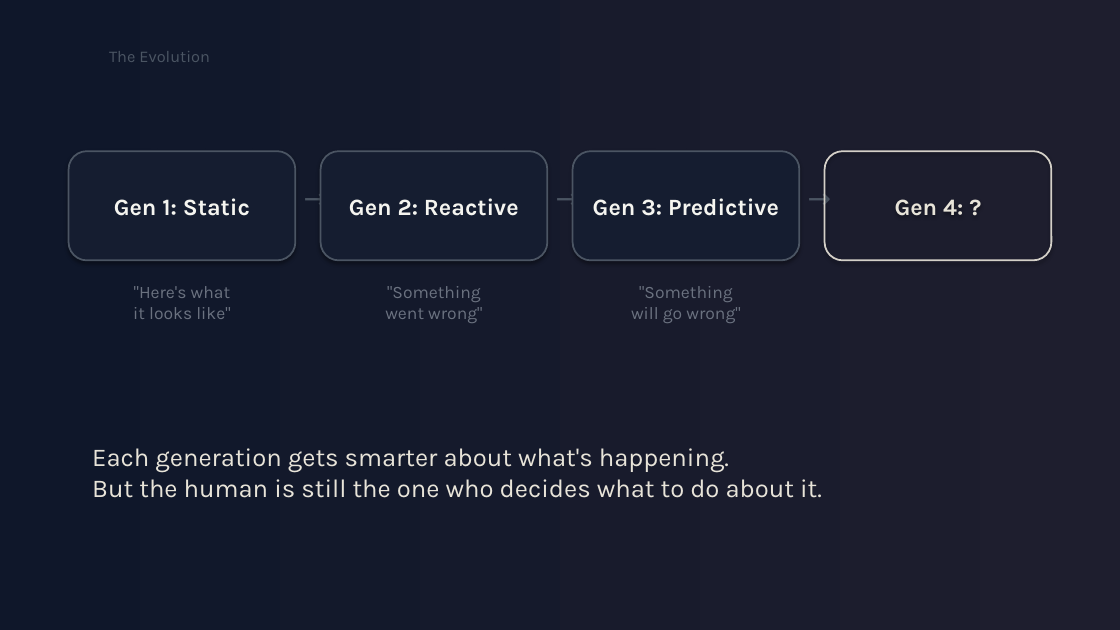
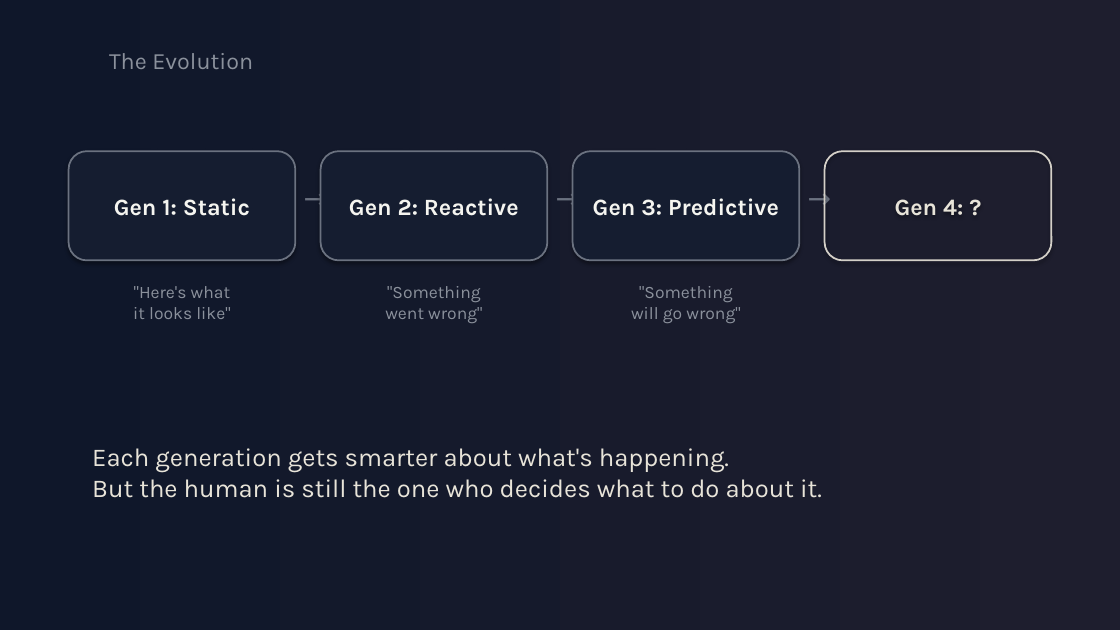
Before and after one commit to Anthony50102/MicroUSPresentation, a slide deck: slide 5 of presentation/presentation-v4-gradient-noir.pptx (slide 4 before the commit). Drawn at 1120x630 pixels with LibreOffice and Linux fonts; fonts in the diff are those of the drawing. Boxes give left, top, right and bottom in pixels: in the first picture for what was removed or moved away, otherwise in the second. Text is boxed around its words. In the diff, an @@ line names an element or a change of style, - is before the commit and + after.

```diff
--- a/presentation/presentation-v4-gradient-noir.pptx
+++ b/presentation/presentation-v4-gradient-noir.pptx
@@ text "The Evolution" at box(109, 53, 253, 69): size 14 to 20 pt, text colour #4B5563 to #8B919C @@
@@ outline #4B5563 1.5 pt to #6B7280 1.5 pt in 3 elements at box(69, 151, 296, 260), box(321, 151, 548, 260), box(573, 151, 800, 260) @@
@@ text colour #4B5563 to #6B7280 in 3 elements at box(296, 176, 321, 260), box(548, 176, 573, 260), box(800, 176, 825, 260) @@
@@ text colour #6B7280 to #8B919C in 3 elements at box(133, 286, 230, 319), box(385, 286, 482, 323), box(631, 286, 740, 323) @@
```
Also in this commit, not shown: 13 other slides changed, 4 slides added, 2 slides removed, 3 other files.
